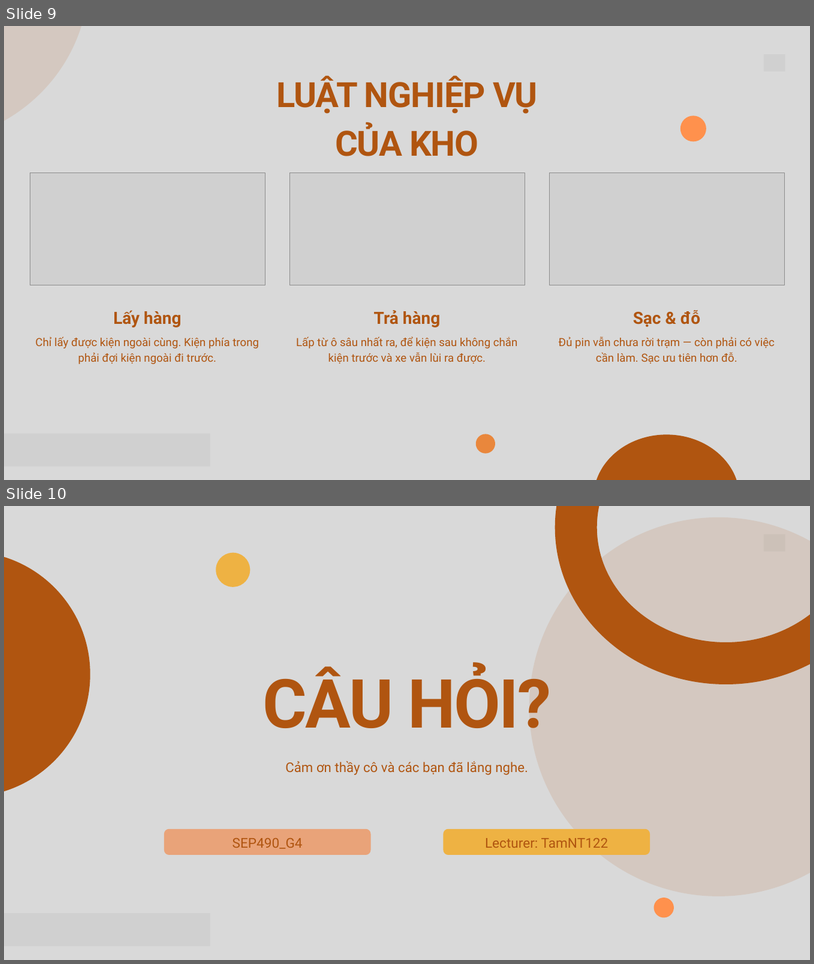
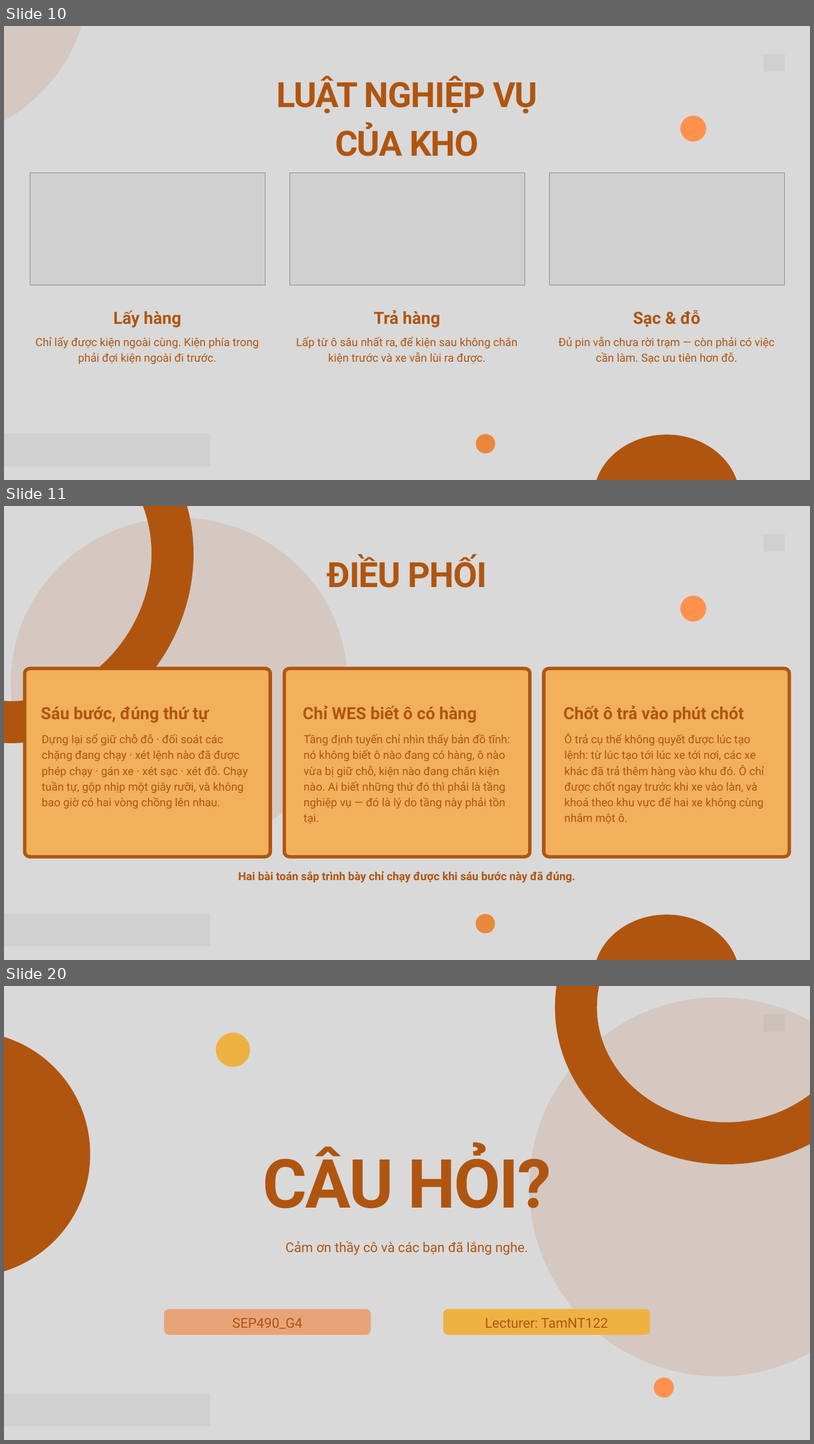
Before and after one commit to arishem51/wes, a slide deck: slide/WES-SEP490_G4.pptx. Shown one above the other, each under a label of ours: slides 9 and 10 before the commit, slides 10, 11 and 20 after it; the slides between them are not shown. The pictures are 814x964 and 814x1444 pixels, drawn with LibreOffice and Linux fonts; fonts in the diff are those of the drawing; grey boxes stand for pictures. Boxes give left, top, right and bottom in pixels: in the first picture for what was removed or moved away, otherwise in the second. Text is boxed around its words. In the diff, an @@ line names an element or a change of style, - is before the commit and + after.

```diff
--- a/slide/WES-SEP490_G4.pptx
+++ b/slide/WES-SEP490_G4.pptx
@@ slide 11 added at <box>4,506,810,960</box>, background #D9D9D9 @@
@@ freeform shape added at <box>4,506,230,777</box>, outline #B05510 75 pt @@
@@ freeform shape added at <box>11,517,348,847</box>, fill #B05510 at 12% opacity @@
@@ picture added at <box>764,534,785,551</box> @@
@@ text added at <box>327,555,487,588</box>, 62 pt, text #B05510, bold @@
+ĐIỀU PHỐI
@@ freeform shape added at <box>681,595,707,621</box>, fill #FF914D @@
@@ freeform shape added at <box>24,668,270,856</box>, fill #F2B05B, outline #B05510 6 pt @@
@@ freeform shape added at <box>284,668,530,856</box>, fill #F2B05B, outline #B05510 6 pt @@
@@ freeform shape added at <box>544,668,789,856</box>, fill #F2B05B, outline #B05510 6 pt @@
@@ text added at <box>41,706,209,723</box>, 30 pt, text #B05510, bold @@
+Sáu bước, đúng thứ tự
@@ text added at <box>303,705,477,723</box>, 30 pt, text #B05510, bold @@
+Chỉ WES biết ô có hàng
@@ text added at <box>564,705,744,723</box>, 30 pt, text #B05510, bold @@
+Chốt ô trả vào phút chót
@@ text added at <box>42,733,248,808</box>, 20 pt, text #B05510 @@
+Dựng lại sổ giữ chỗ đỗ · đối soát các chặng đang chạy · xét lệnh nào đã được phép chạy · gán xe · xét sạc · xét đỗ. Chạy tuần tự, gộp nhịp một giây rưỡi, và không bao giờ có hai vòng chồng lên nhau.
@@ text added at <box>304,734,510,823</box>, 20 pt, text #B05510 @@
+Tầng định tuyến chỉ nhìn thấy bản đồ tĩnh: nó không biết ô nào đang có hàng, ô nào vừa bị giữ chỗ, kiện nào đang chắn kiện nào. Ai biết những thứ đó thì phải là tầng nghiệp vụ — đó là lý do tầng này phải tồn tại.
@@ text added at <box>564,733,765,823</box>, 20 pt, text #B05510 @@
+Ô trả cụ thể không quyết được lúc tạo lệnh: từ lúc tạo tới lúc xe tới nơi, các xe khác đã trả thêm hàng vào khu đó. Ô chỉ được chốt ngay trước khi xe vào làn, và khoá theo khu vực để hai xe không cùng nhắm một ô.
@@ text added at <box>239,871,576,882</box>, 20 pt, text #B05510, bold @@
+Hai bài toán sắp trình bày chỉ chạy được khi sáu bước này đã đúng.
@@ picture added at <box>4,913,210,946</box> @@
@@ freeform shape added at <box>476,913,495,933</box>, fill #E9873C @@
@@ freeform shape added at <box>594,914,740,960</box>, fill #B05510 @@
@@ what was slide 9 is now slide 10 @@
@@ what was slide 10 is now slide 20 @@
```
Also in this commit, not shown: 2 slides changed, 9 other slides added, 8 other files.
